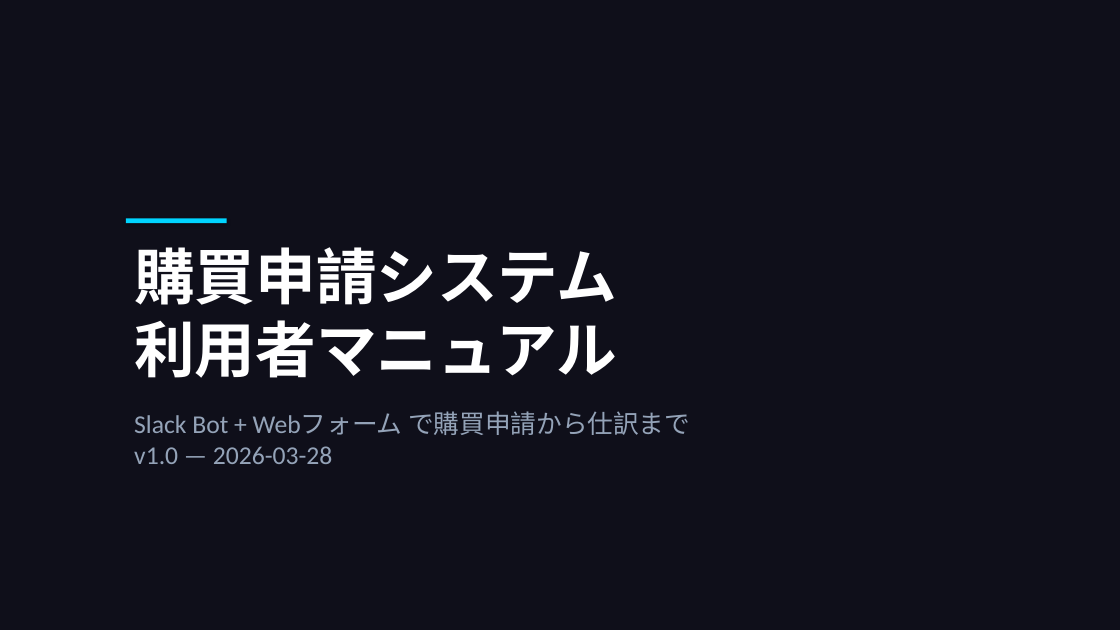
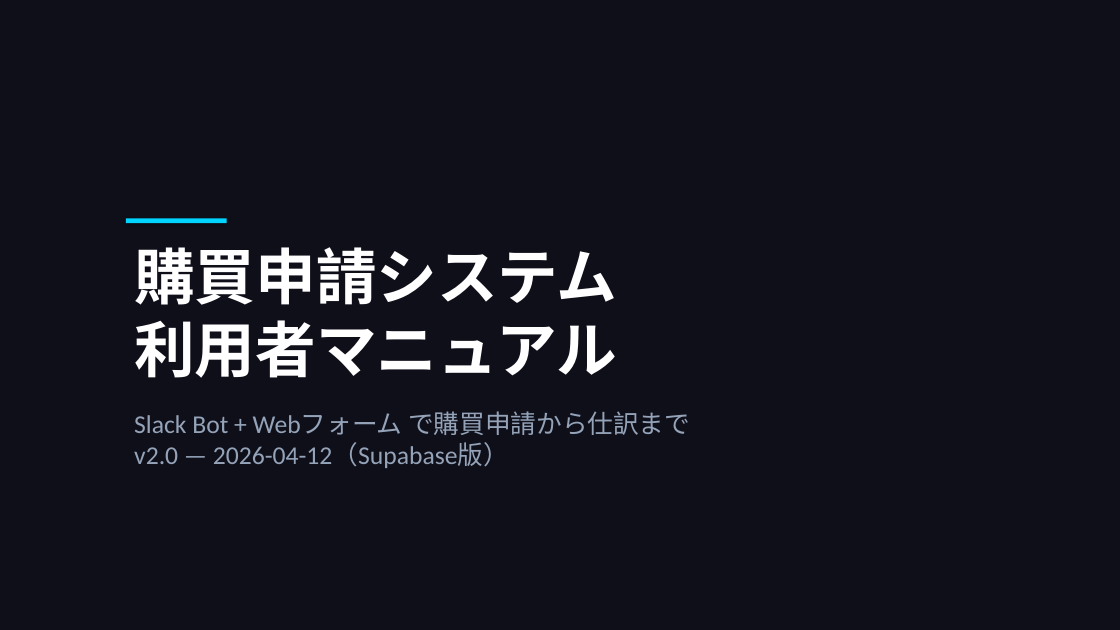
Before and after one commit to takeshiizawa123/next-procurement-poc, a slide deck: slide 1 of docs/user-manual.pptx. Drawn at 1120x630 pixels with LibreOffice and Linux fonts; fonts in the diff are those of the drawing. Boxes give left, top, right and bottom in pixels: in the first picture for what was removed or moved away, otherwise in the second. Text is boxed around its words. In the diff, an @@ line names an element or a change of style, - is before the commit and + after.

```diff
--- a/docs/user-manual.pptx
+++ b/docs/user-manual.pptx
@@ text at (x1=134, y1=411, x2=690, y2=468): text changed @@
-Slack Bot + Webフォーム で購買申請から仕訳まで
-v1.0 — 2026-03-28
+Slack Bot + Webフォーム で購買申請から仕訳まで
+v2.0 — 2026-04-12（Supabase版）
```
Also in this commit, not shown: 5 other slides changed, 4 other files.
